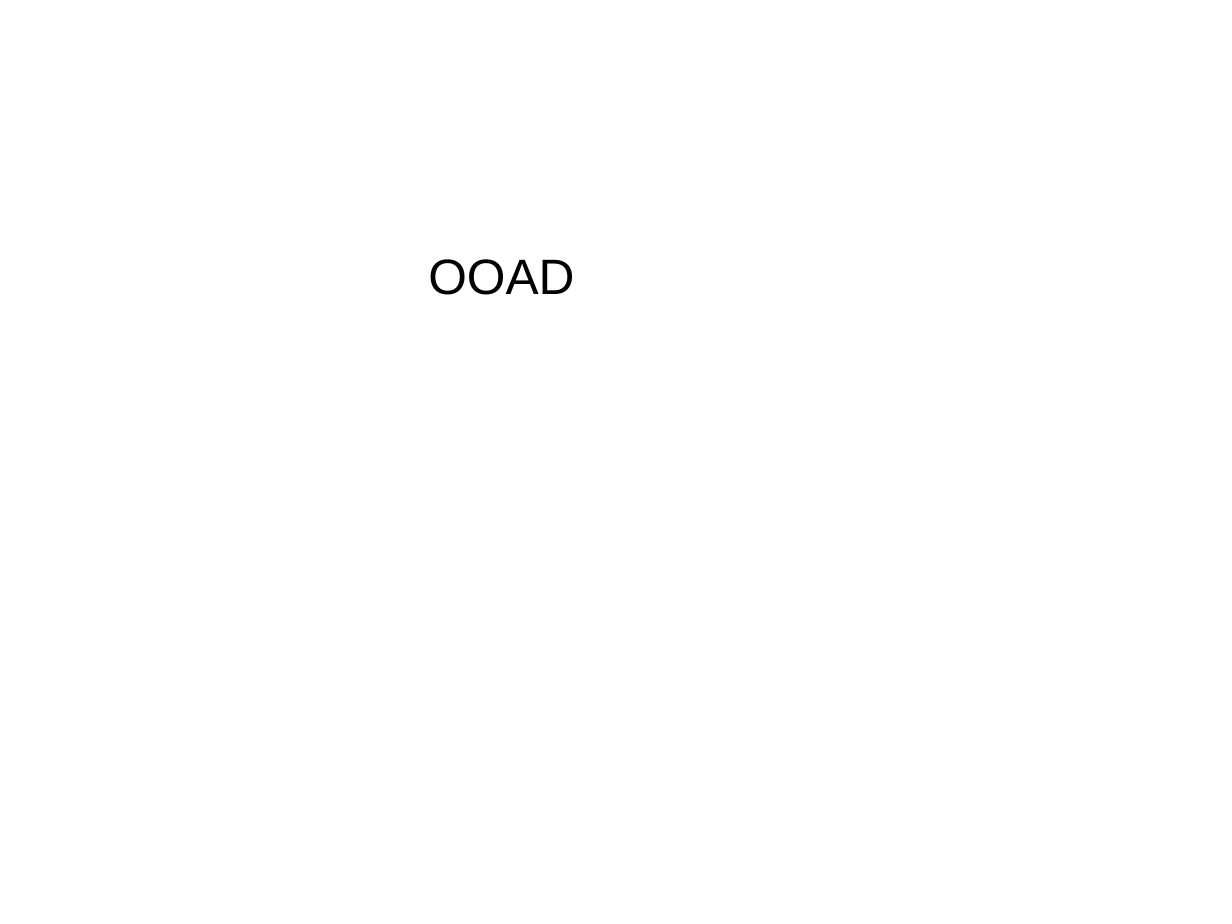
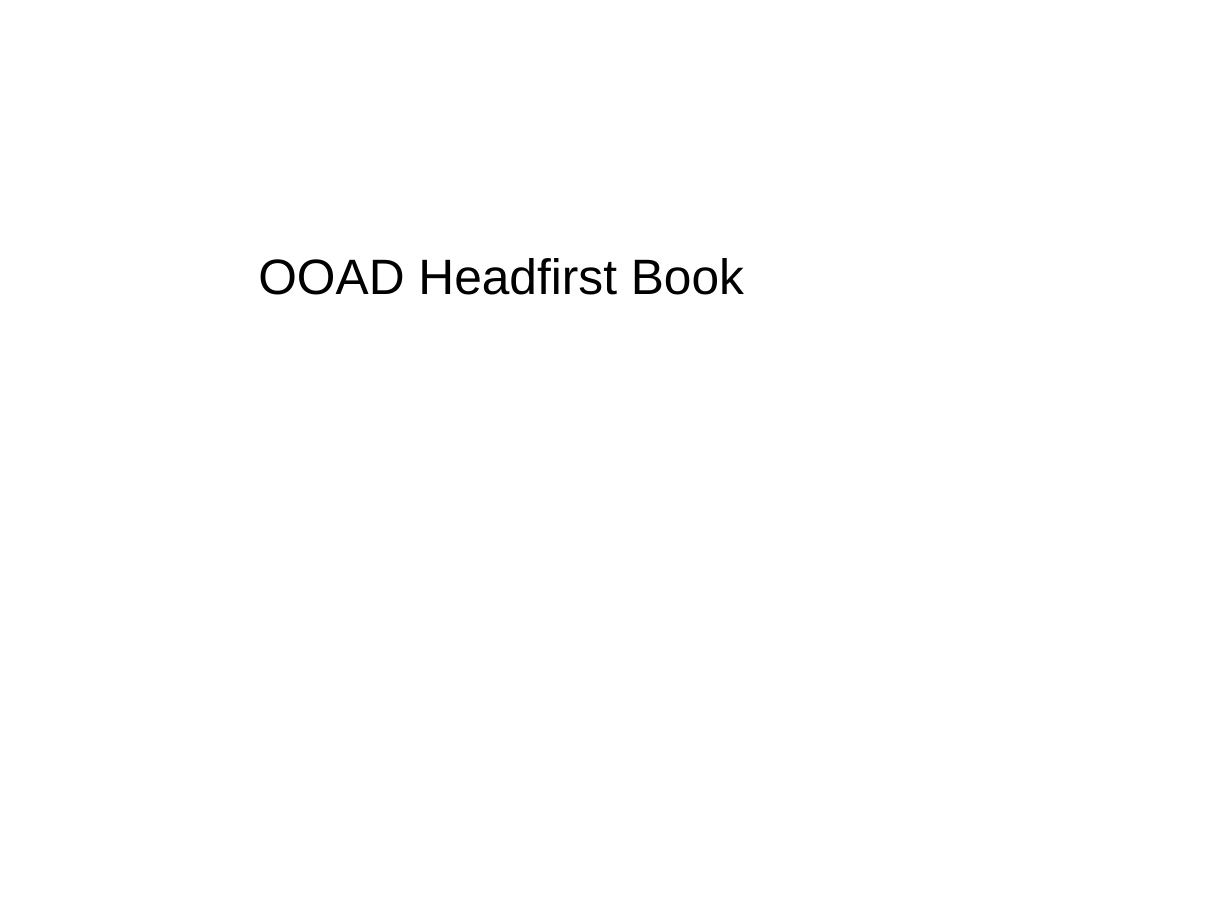
Before and after one commit to shikha-desai/Internship_PreWork, a slide deck: slide 18 of OOP/OOP_Concepts.odp. Drawn at 1232x924 pixels with LibreOffice and Linux fonts; fonts in the diff are those of the drawing; background and template pictures are left out. Boxes give left, top, right and bottom in pixels: in the first picture for what was removed or moved away, otherwise in the second. Text is boxed around its words. In the diff, an @@ line names an element or a change of style, - is before the commit and + after.

Commit message:
Completed OOAD Book

```diff
--- a/OOP/OOP_Concepts.odp
+++ b/OOP/OOP_Concepts.odp
@@ subtitle at bbox=[258, 258, 744, 295]: text changed @@
-OOAD
+OOAD Headfirst Book
```
Also in this commit, not shown: 2 other slides changed, 1 slide added, 3 other files.
